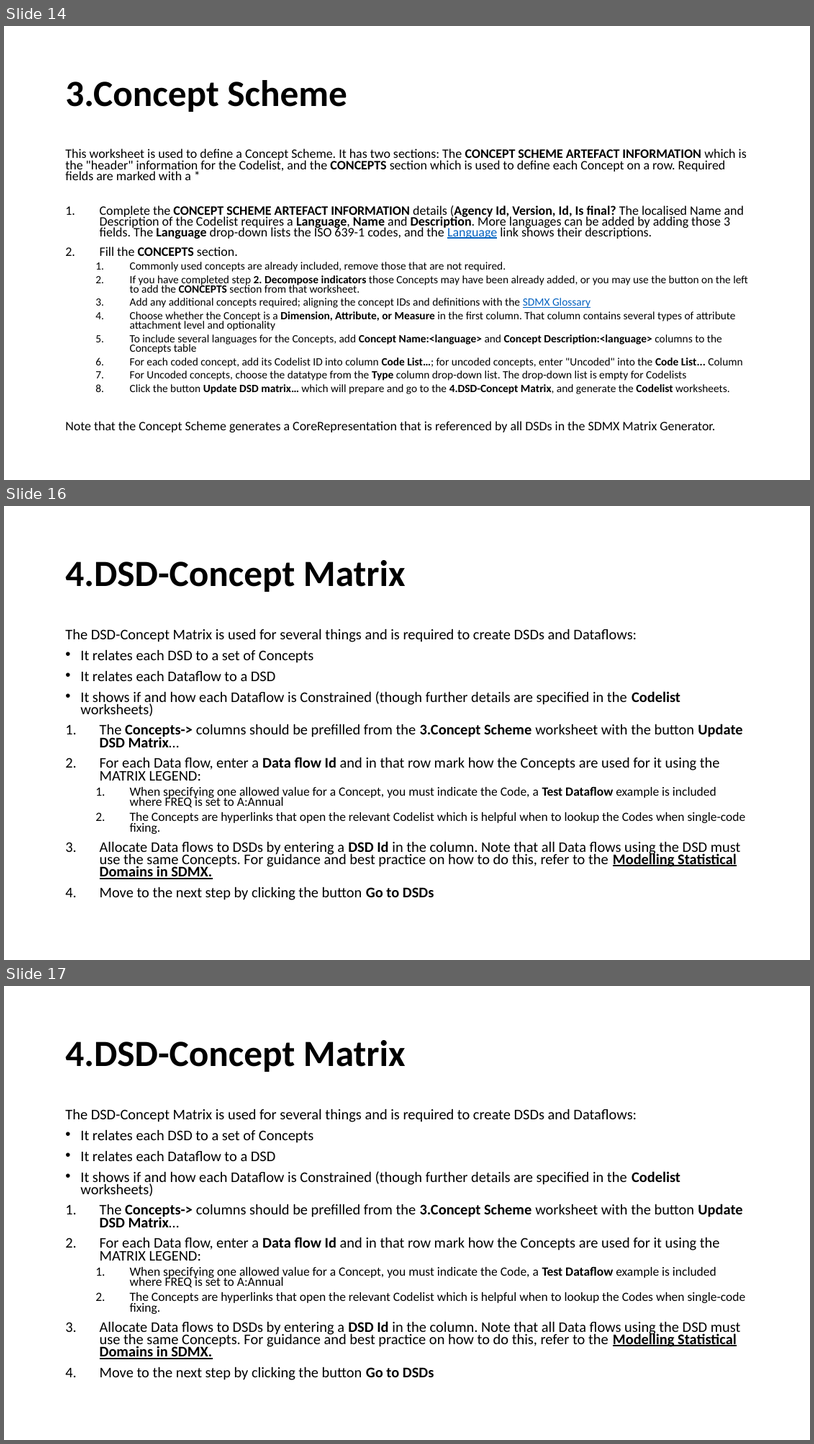
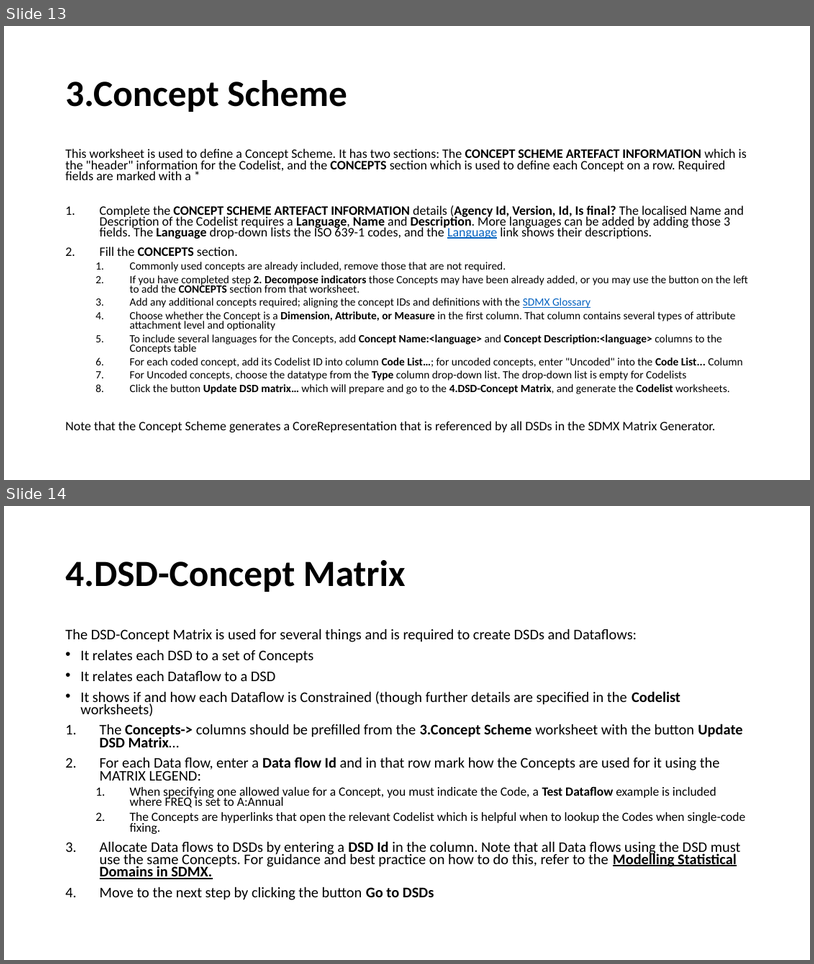
Before and after one commit to OECDSTD/sdmx-matrix-generator, a slide deck: SDMX Matrix Generator User Guide.pptx. Shown one above the other, each under a label of ours: slides 14, 16 and 17 before the commit, slides 13 and 14 after it; the slides between them are not shown. The pictures are 814x1444 and 814x964 pixels, drawn with LibreOffice and Linux fonts; fonts in the diff are those of the drawing. Boxes give left, top, right and bottom in pixels: in the first picture for what was removed or moved away, otherwise in the second. Text is boxed around its words. In the diff, an @@ line names an element or a change of style, - is before the commit and + after.

```diff
--- a/SDMX Matrix Generator User Guide.pptx
+++ b/SDMX Matrix Generator User Guide.pptx
@@ slide 16 removed at (x1=4, y1=506, x2=810, y2=960), background #FFFFFF @@
@@ title removed at (x1=65, y1=560, x2=406, y2=592) @@
-4.DSD-Concept Matrix
@@ text removed at (x1=65, y1=628, x2=746, y2=900) @@
-The DSD-Concept Matrix is used for several things and is required to create DSDs and Dataflows:
-• It relates each DSD to a set of Concepts
-• It relates each Dataflow to a DSD
-• It shows if and how each Dataflow is Constrained (though further details are specified in the Codelist worksheets)
-1. The Concepts-> columns should be prefilled from the 3.Concept Scheme worksheet with the button Update DSD Matrix…
-2. For each Data flow, enter a Data flow Id and in that row mark how the Concepts are used for it using the MATRIX LEGEND:
-  1. When specifying one allowed value for a Concept, you must indicate the Code, a Test Dataflow example is included where FREQ is set to A:Annual
-  2. The Concepts are hyperlinks that open the relevant Codelist which is helpful when to lookup the Codes when single-code fixing.
-3. Allocate Data flows to DSDs by entering a DSD Id in the column. Note that all Data flows using the DSD must use the same Concepts. For guidance and best practice on how to do this, refer to the Modelling Statistical Domains in SDMX.
-4. Move to the next step by clicking the button Go to DSDs
@@ what was slide 14 is now slide 13 @@
@@ what was slide 17 is now slide 14 @@
```
Also in this commit, not shown: 8 slides changed, 2 slides added, 11 other slides removed.
